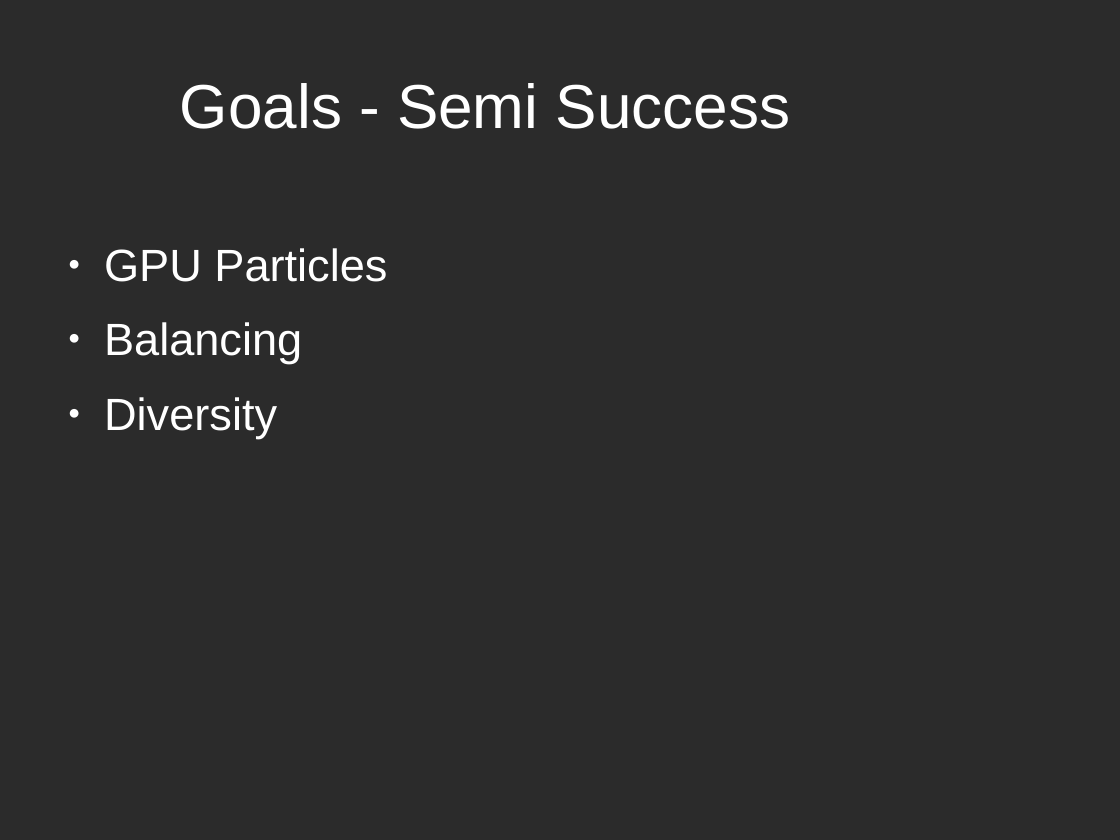
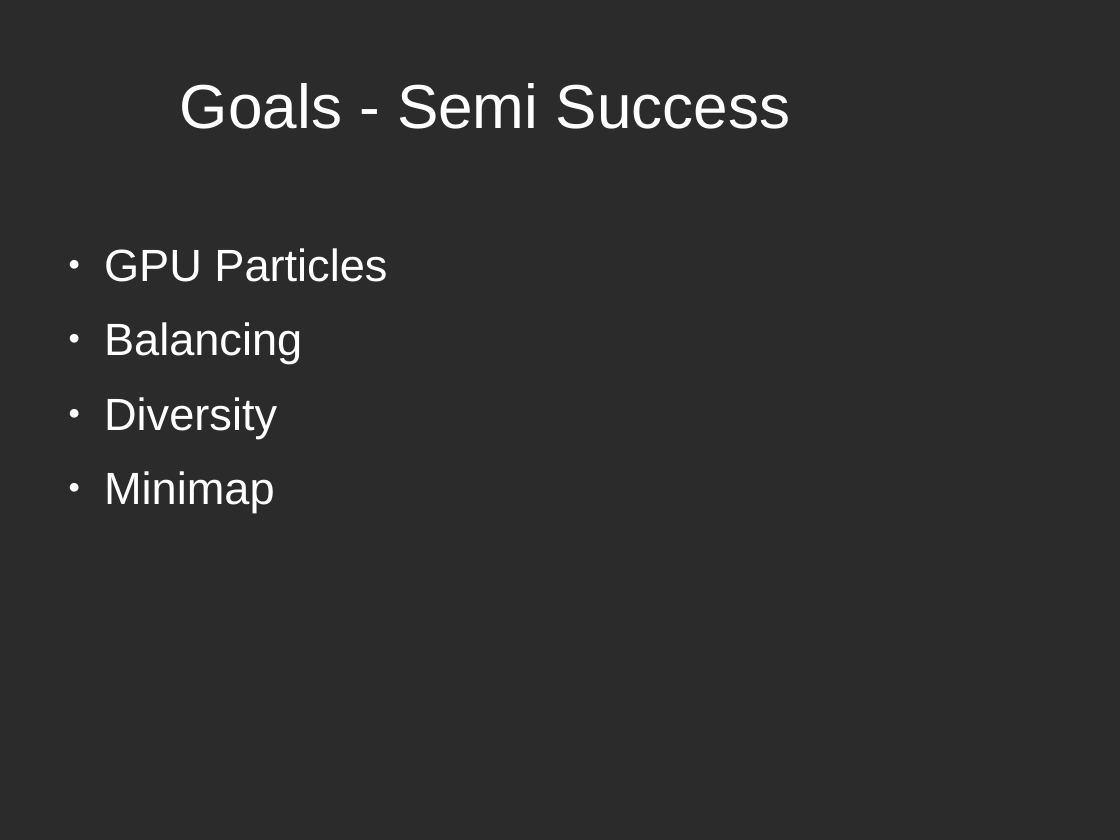
Before and after one commit to szyuGH/StarrockGame, a slide deck: slide 7 of Docs/PresentationPrototype2/PrototypePresentation2.odp (slide 6 before the commit). Drawn at 1120x840 pixels with LibreOffice and Linux fonts; fonts in the diff are those of the drawing; background and template pictures are left out; a plain dark background stands for a picture behind light text. Boxes give left, top, right and bottom in pixels: in the first picture for what was removed or moved away, otherwise in the second. Text is boxed around its words. In the diff, an @@ line names an element or a change of style, - is before the commit and + after.

```diff
--- a/Docs/PresentationPrototype2/PrototypePresentation2.odp
+++ b/Docs/PresentationPrototype2/PrototypePresentation2.odp
@@ text at (x1=104, y1=471, x2=275, y2=512): paragraph added @@
+● Minimap
```
Also in this commit, not shown: 2 other slides changed, 4 slides added, 14 other files.
